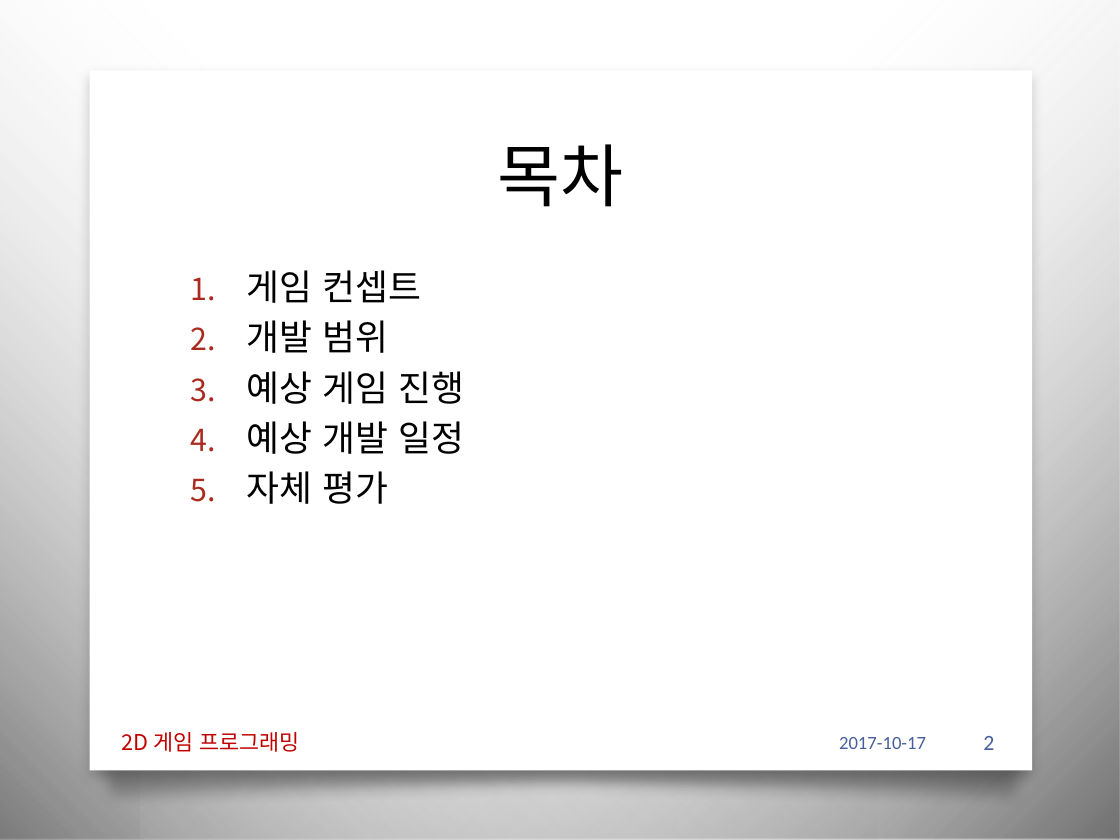
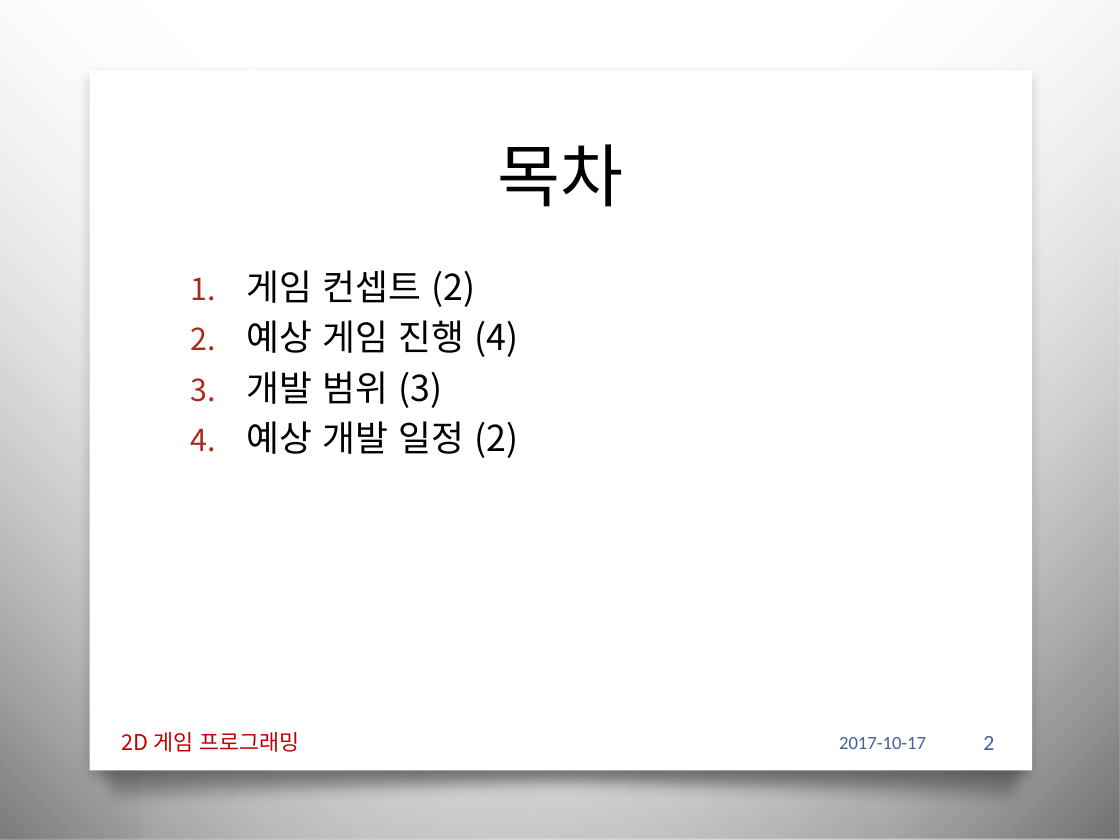
Before and after one commit to iconstudio/2017-Platformer, a slide deck: slide 2 of slides/2017_2DGP_1차발표.pptx. Drawn at 1120x840 pixels with LibreOffice and Linux fonts; fonts in the diff are those of the drawing; background and template pictures are left out. Boxes give left, top, right and bottom in pixels: in the first picture for what was removed or moved away, otherwise in the second. Text is boxed around its words. In the diff, an @@ line names an element or a change of style, - is before the commit and + after.

```diff
--- a/slides/2017_2DGP_1차발표.pptx
+++ b/slides/2017_2DGP_1차발표.pptx
@@ text at (x1=190, y1=270, x2=518, y2=458): text changed @@
-1. 게임 컨셉트
-2. 개발 범위
-3. 예상 게임 진행
-4. 예상 개발 일정
-5. 자체 평가
+1. 게임 컨셉트 (2)
+2. 예상 게임 진행 (4)
+3. 개발 범위 (3)
+4. 예상 개발 일정 (2)
```
Also in this commit, not shown: 8 other slides changed, 2 slides added, 4 other files.
